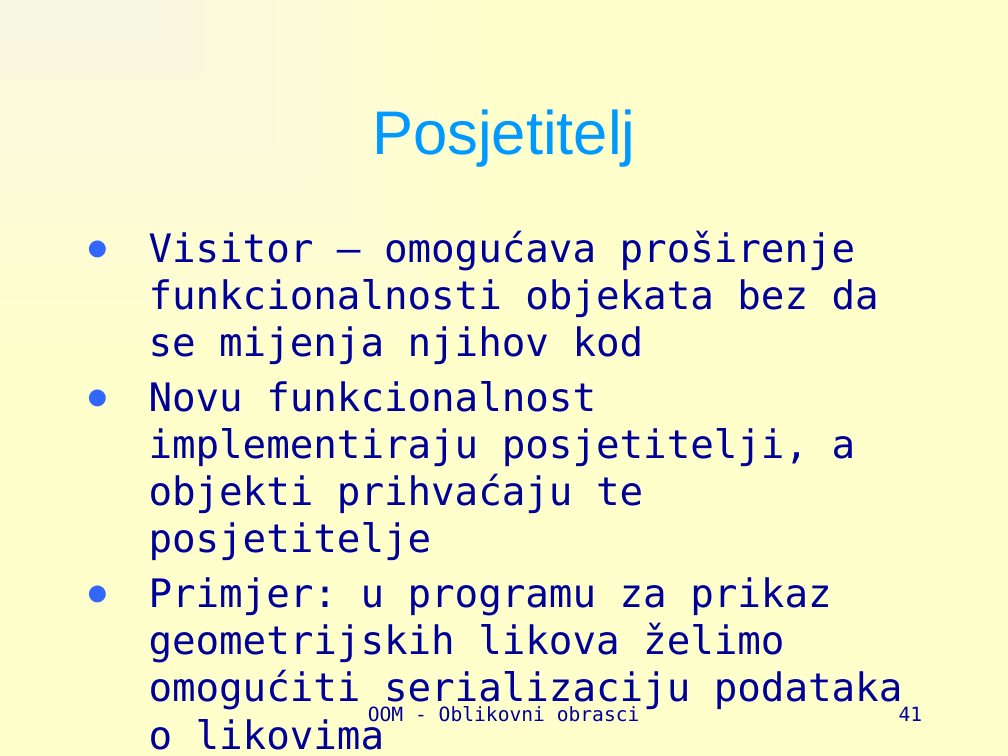
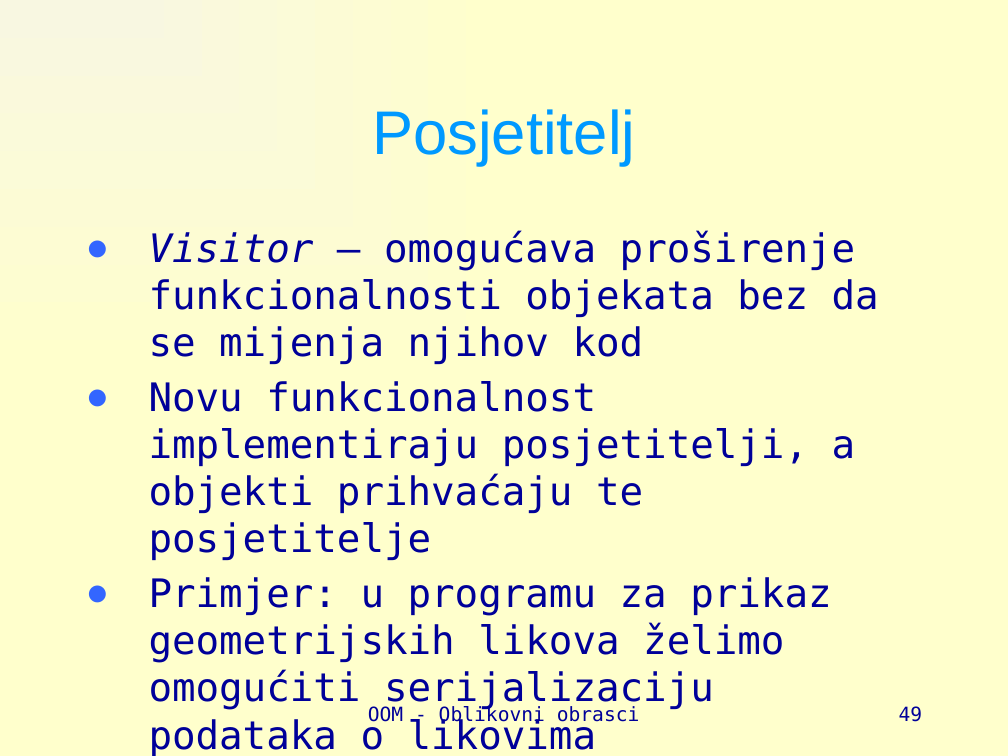
Before and after one commit to vsite-oom/DesignPatterns, a slide deck: slide 49 of docs/Design patterns.pptx (slide 41 before the commit). Drawn at 1008x756 pixels with LibreOffice and Linux fonts; fonts in the diff are those of the drawing. Boxes give left, top, right and bottom in pixels: in the first picture for what was removed or moved away, otherwise in the second. Text is boxed around its words. In the diff, an @@ line names an element or a change of style, - is before the commit and + after.

```diff
--- a/docs/Design patterns.pptx
+++ b/docs/Design patterns.pptx
@@ text at [149,230,879,364]: italic on in "Visitor" @@
@@ text at [149,577,831,756]: text changed @@
-● Primjer: u programu za prikaz geometrijskih likova želimo omogućiti serializaciju podataka o likovima
+● Primjer: u programu za prikaz geometrijskih likova želimo omogućiti serijalizaciju podataka o likovima
@@ page number at [899,706,923,722]: text changed @@
-41
+49
```
Also in this commit, not shown: 12 other slides changed, 8 slides added, 19 other files.
